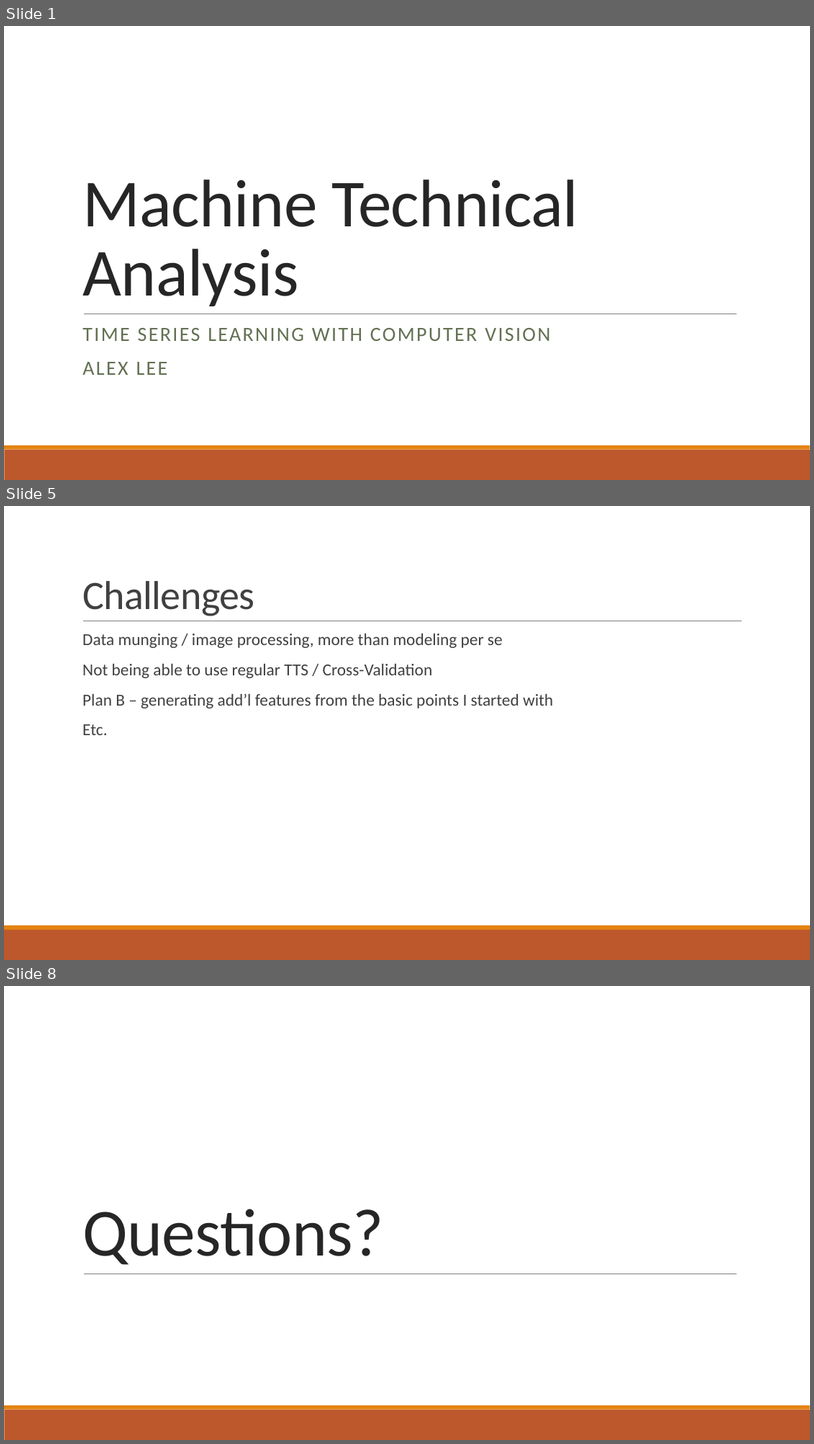
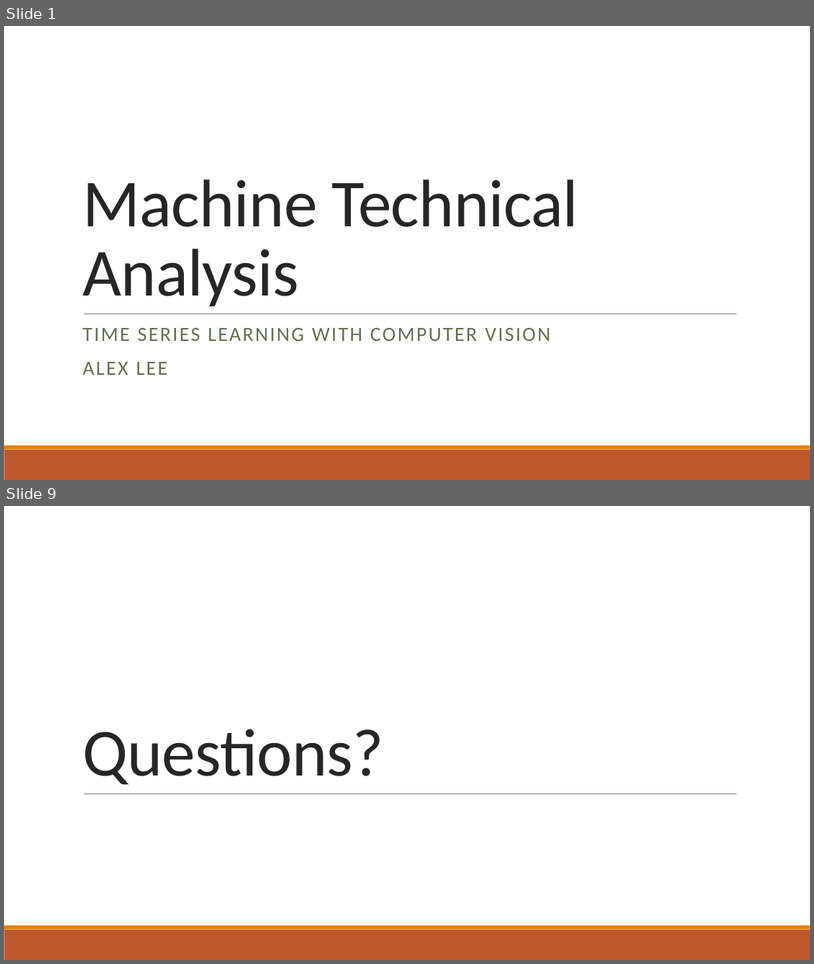
Before and after one commit to afcarl/TS_Project, a slide deck: project_presentation.pptx. Shown one above the other, each under a label of ours: slides 1, 5 and 8 before the commit, slides 1 and 9 after it; the slides between them are not shown. The pictures are 814x1444 and 814x964 pixels, drawn with LibreOffice and Linux fonts; fonts in the diff are those of the drawing. Boxes give left, top, right and bottom in pixels: in the first picture for what was removed or moved away, otherwise in the second. Text is boxed around its words. In the diff, an @@ line names an element or a change of style, - is before the commit and + after.

```diff
--- a/project_presentation.pptx
+++ b/project_presentation.pptx
@@ slide 5 removed at (4, 506, 810, 960), background #FFFFFF; not listed: 2 template elements that a slide beside it also shows @@
@@ title removed at (82, 581, 255, 616) @@
-Challenges
@@ text removed at (82, 633, 553, 735) @@
-  Data munging / image processing, more than modeling per se
-  Not being able to use regular TTS / Cross-Validation
-  Plan B – generating add’l features from the basic points I started with
-  Etc.
@@ line removed from (83, 621) to (743, 621) @@
@@ what was slide 8 is now slide 9 @@
```
Also in this commit, not shown: 4 slides changed, 3 slides added, 1 other slide removed.
